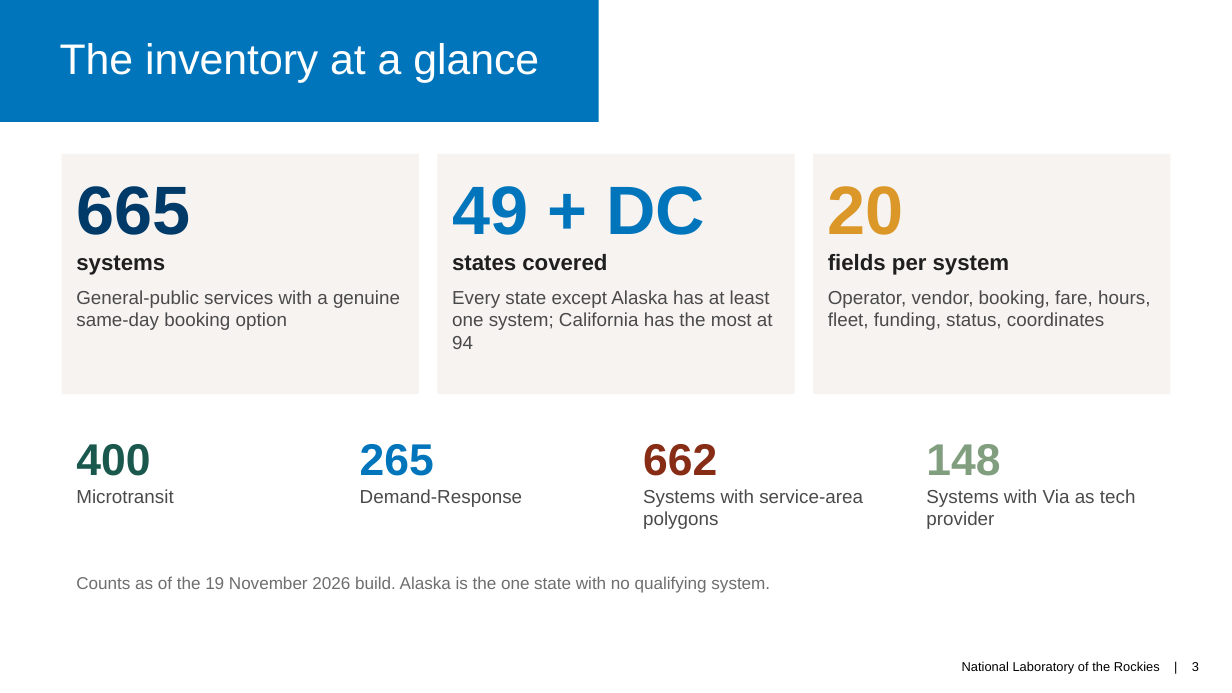
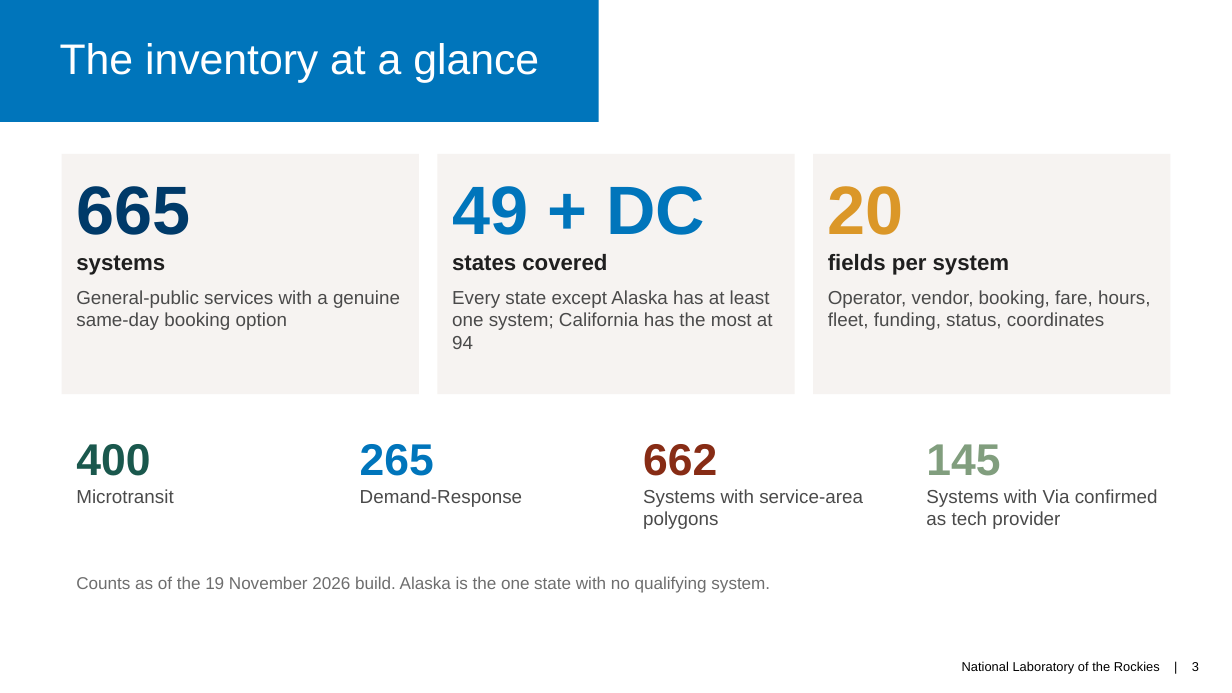
Before and after one commit to jfish79/odt-dashboard, a slide deck: slide 3 of docs/ODT-Database-Project-Summary-11-19-2026.pptx. Drawn at 1232x693 pixels with LibreOffice and Linux fonts; fonts in the diff are those of the drawing. Boxes give left, top, right and bottom in pixels: in the first picture for what was removed or moved away, otherwise in the second. Text is boxed around its words. In the diff, an @@ line names an element or a change of style, - is before the commit and + after.

```diff
--- a/docs/ODT-Database-Project-Summary-11-19-2026.pptx
+++ b/docs/ODT-Database-Project-Summary-11-19-2026.pptx
@@ text at (926,444,1158,529): text changed @@
-148
-Systems with Via as tech provider
+145
+Systems with Via confirmed as tech provider
```
Also in this commit, not shown: 7 other slides changed.
